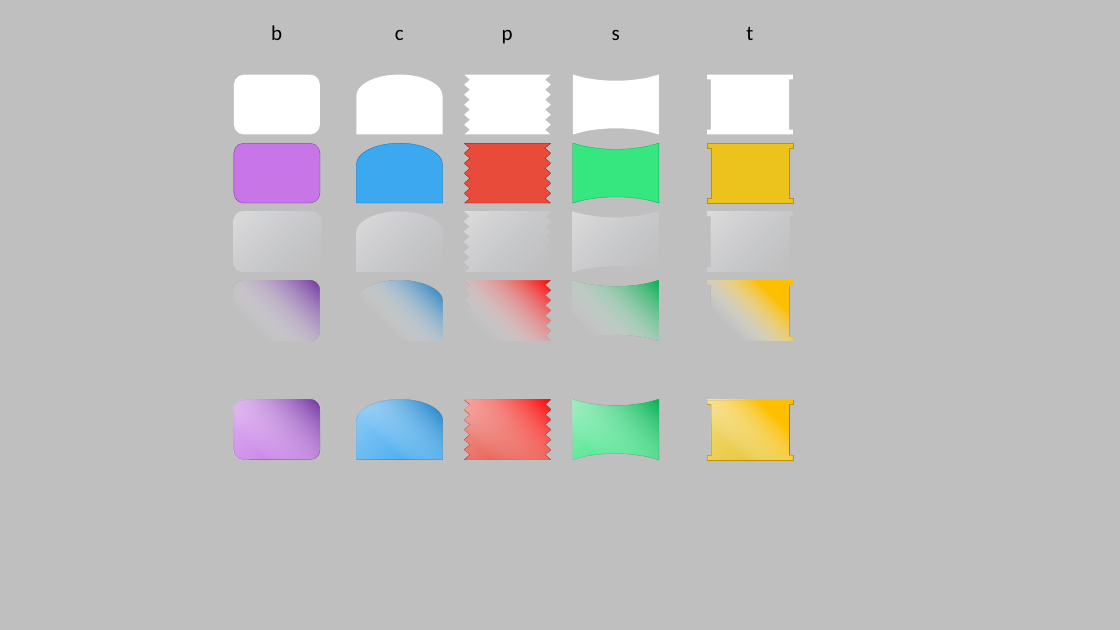
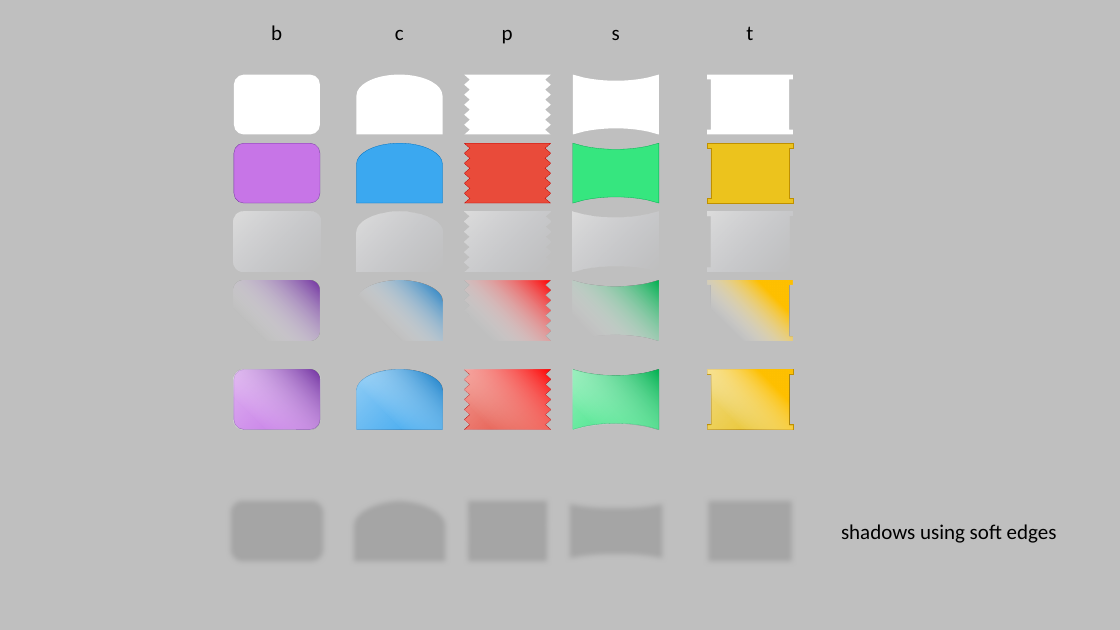
Before and after one commit to histopen/assets, a slide deck: slide 1 of Icons_UI/bcpst.pptx. Drawn at 1120x630 pixels with LibreOffice and Linux fonts; fonts in the diff are those of the drawing. Boxes give left, top, right and bottom in pixels: in the first picture for what was removed or moved away, otherwise in the second. Text is boxed around its words. In the diff, an @@ line names an element or a change of style, - is before the commit and + after.

Commit message:
with shadows

```diff
--- a/Icons_UI/bcpst.pptx
+++ b/Icons_UI/bcpst.pptx
@@ 12 freeform shapes, 3 rounded rectangles: place and size @@
-12 freeform shapes, 3 rounded rectangles at (234, 400, 793, 460)
+12 freeform shapes, 3 rounded rectangles at (234, 369, 793, 429)
@@ rounded rectangle added at (225, 496, 328, 567), fill #A6A6A6 @@
@@ freeform shape added at (348, 496, 450, 567), fill #A6A6A6 @@
@@ freeform shape added at (457, 495, 559, 567), fill #A6A6A6 @@
@@ freeform shape added at (565, 496, 667, 567), fill #A6A6A6 @@
@@ freeform shape added at (699, 496, 802, 567), fill #A6A6A6 @@
@@ text added at (841, 524, 1057, 543), 18 pt, text #000000 @@
+shadows using soft edges
```
Also in this commit, not shown: 5 other files.
